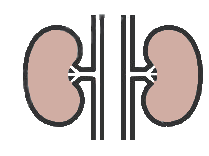
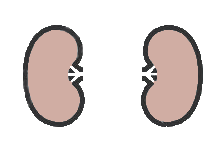
Layer changes from the first 209 × 156 image to the second:
painted on "Layer 1" over [83, 14, 105, 140]
painted on "Layer 2" over [121, 15, 142, 140]
